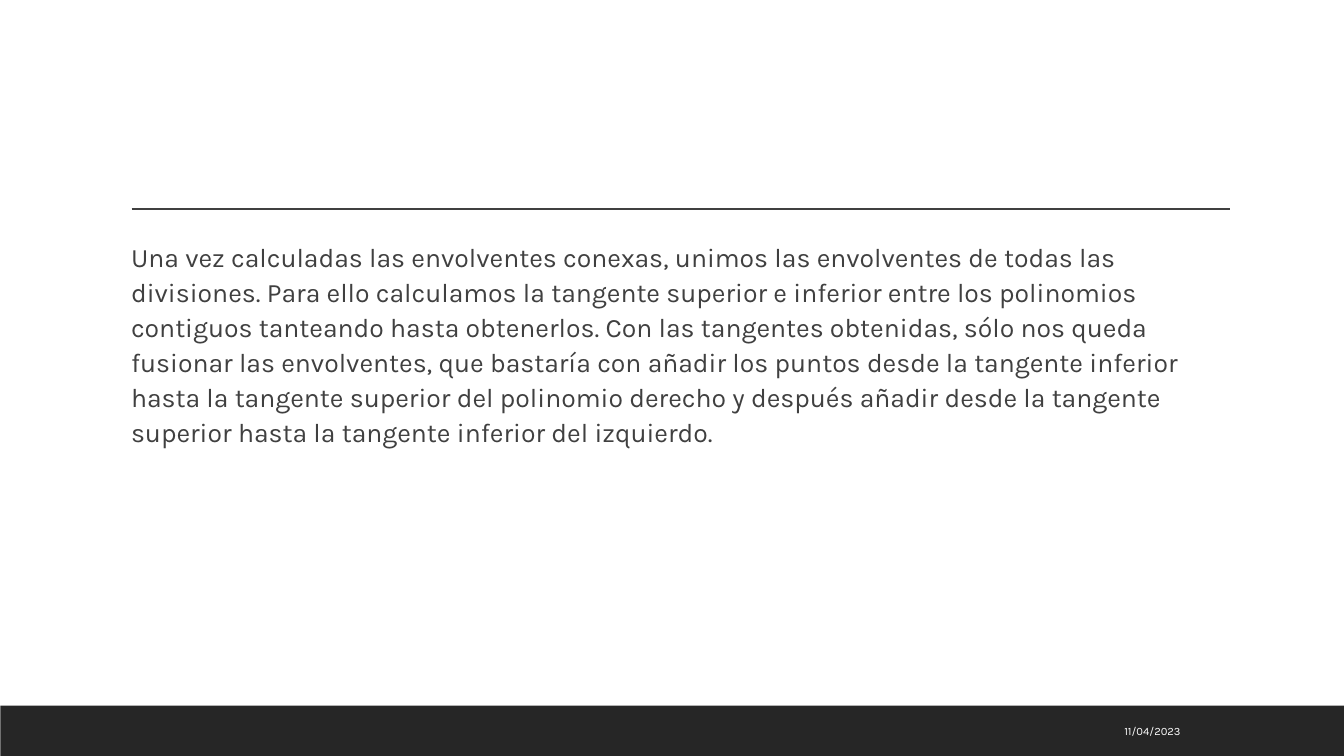
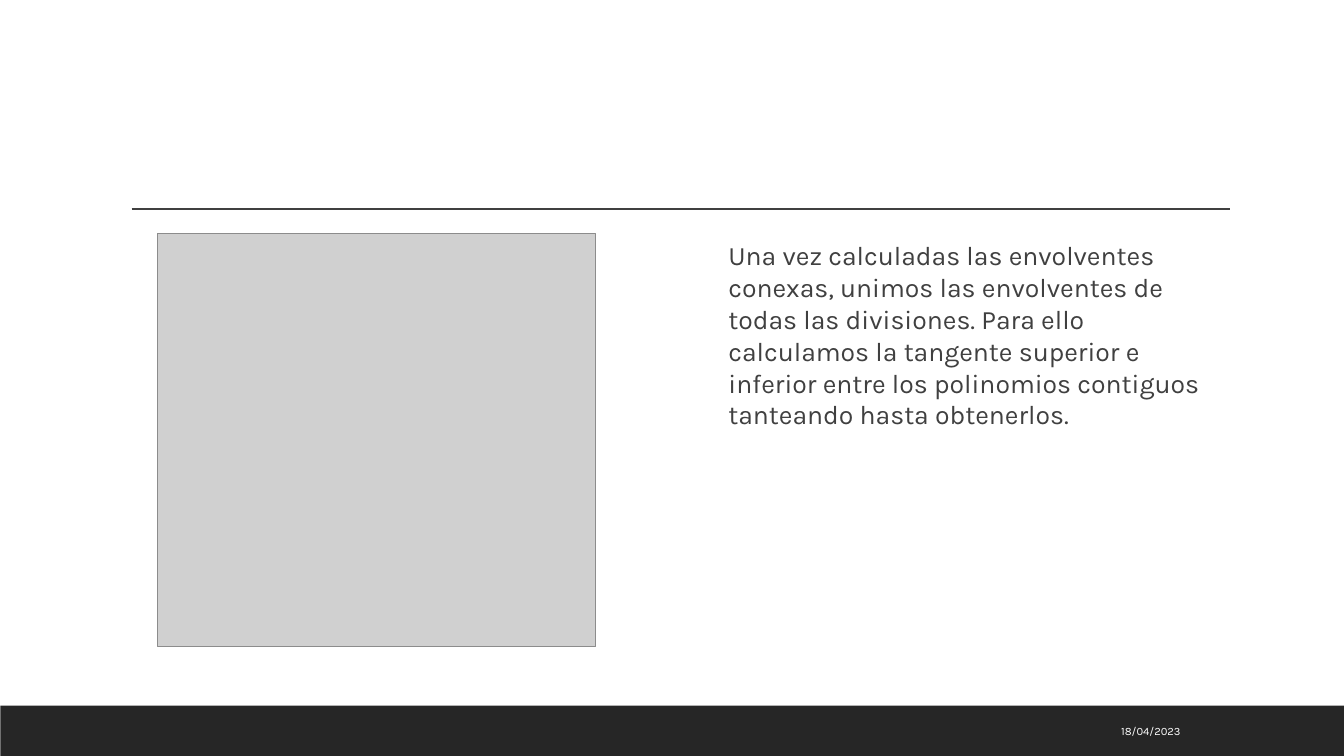
Before and after one commit to MarioLndz/Practica2DyV, a slide deck: slide 28 of PresentaciónPráctica2.pptx (slide 33 before the commit). Drawn at 1344x756 pixels with LibreOffice and Linux fonts; fonts in the diff are those of the drawing; grey boxes stand for pictures. Boxes give left, top, right and bottom in pixels: in the first picture for what was removed or moved away, otherwise in the second. Text is boxed around its words. In the diff, an @@ line names an element or a change of style, - is before the commit and + after.

```diff
--- a/PresentaciónPráctica2.pptx
+++ b/PresentaciónPráctica2.pptx
@@ picture added at [157, 234, 596, 647] @@
@@ text at [728, 247, 1199, 425]: text changed @@
-  Una vez calculadas las envolventes conexas, unimos las envolventes de todas las divisiones. Para ello calculamos la tangente superior e inferior entre los polinomios contiguos tanteando hasta obtenerlos. Con las tangentes obtenidas, sólo nos queda fusionar las envolventes, que bastaría con añadir los puntos desde la tangente inferior hasta la tangente superior del polinomio derecho y después añadir desde la tangente superior hasta la tangente inferior del izquierdo.
+  Una vez calculadas las envolventes conexas, unimos las envolventes de todas las divisiones. Para ello calculamos la tangente superior e inferior entre los polinomios contiguos tanteando hasta obtenerlos.
@@ text at [1121, 727, 1180, 736]: text changed @@
-11/04/2023
+18/04/2023
```
Also in this commit, not shown: 35 other slides changed, 2 slides added, 11 slides removed.
